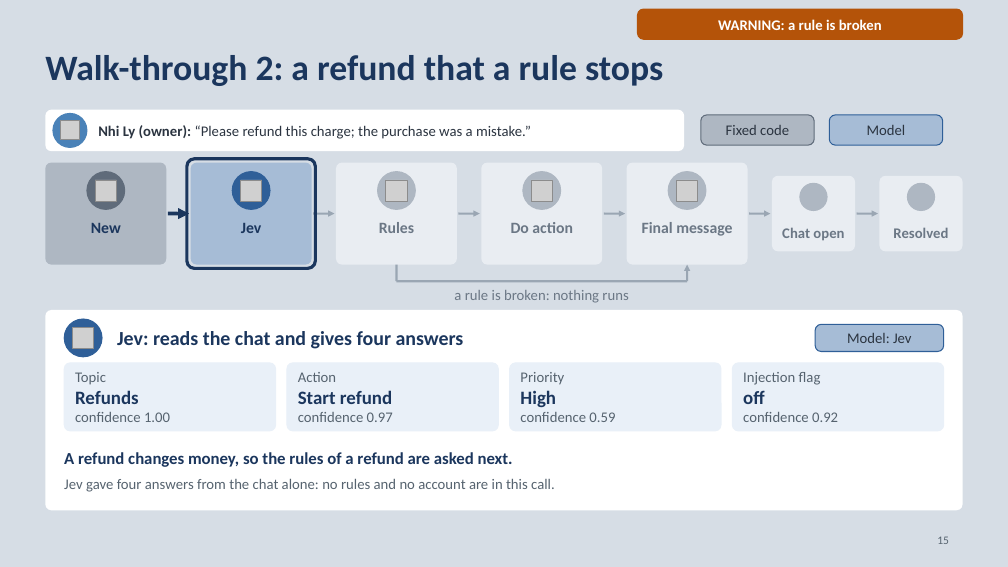
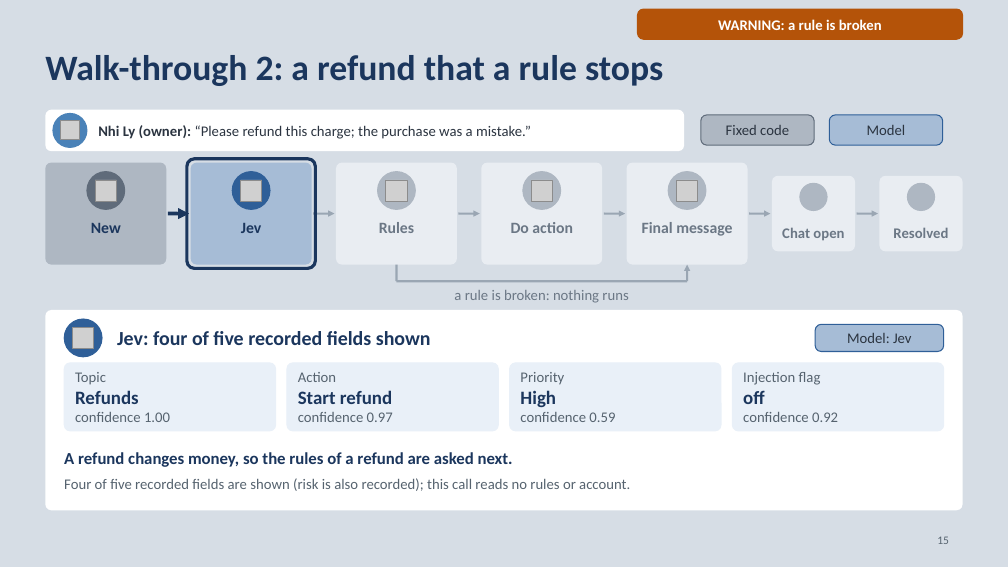
Before and after one commit to neilonthesky/english-presentation, a slide deck: slide 15 of slides/deck.pptx. Drawn at 1008x567 pixels with LibreOffice and Linux fonts; fonts in the diff are those of the drawing; grey boxes stand for pictures; background and template pictures are left out. Boxes give left, top, right and bottom in pixels: in the first picture for what was removed or moved away, otherwise in the second. Text is boxed around its words. In the diff, an @@ line names an element or a change of style, - is before the commit and + after.

```diff
--- a/slides/deck.pptx
+++ b/slides/deck.pptx
@@ text at bbox=[117, 331, 431, 345]: text changed @@
-Jev: reads the chat and gives four answers
+Jev: four of five recorded fields shown
@@ text at bbox=[64, 478, 630, 491]: text changed @@
-Jev gave four answers from the chat alone: no rules and no account are in this call.
+Four of five recorded fields are shown (risk is also recorded); this call reads no rules or account.
```
Also in this commit, not shown: 12 other slides changed, 11 other files.
